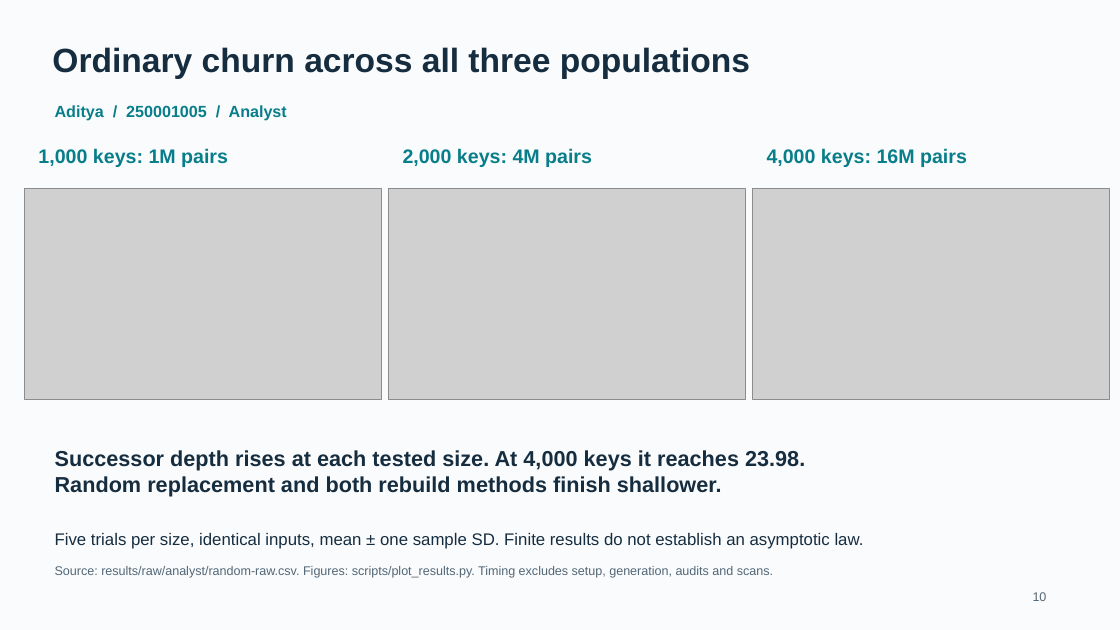
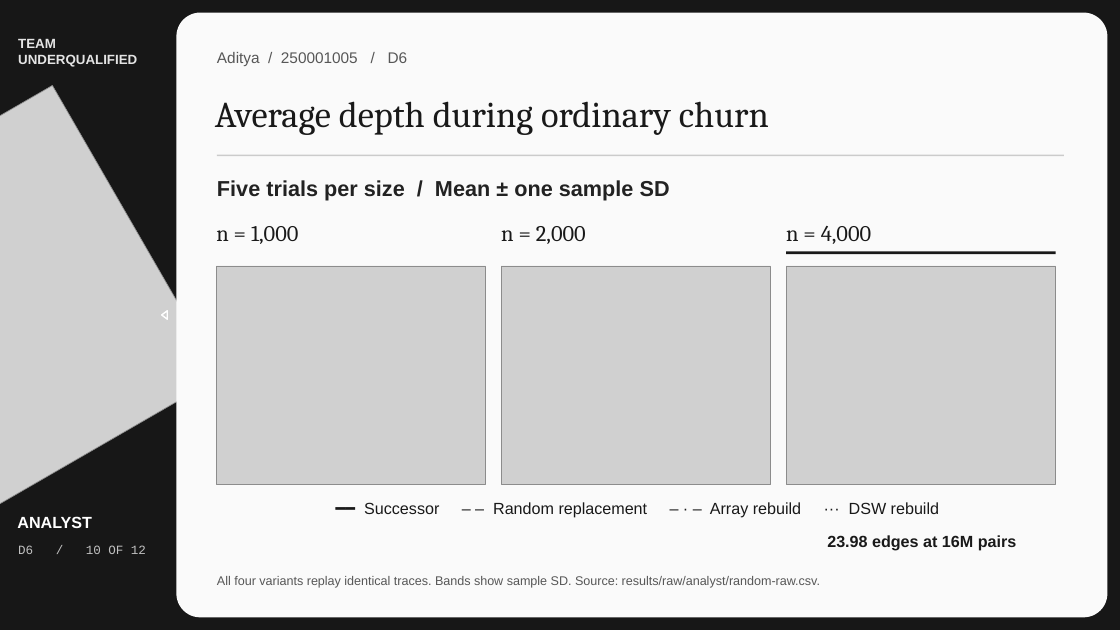
Before and after one commit to MayankMoyal/DSA-Project, a slide deck: slide 10 of docs/slides/slides.pptx. Drawn at 1120x630 pixels with LibreOffice and Linux fonts; fonts in the diff are those of the drawing; grey boxes stand for pictures. Boxes give left, top, right and bottom in pixels: in the first picture for what was removed or moved away, otherwise in the second. Text is boxed around its words. In the diff, an @@ line names an element or a change of style, - is before the commit and + after.

```diff
--- a/docs/slides/slides.pptx
+++ b/docs/slides/slides.pptx
@@ background #FAFBFC to #171717 @@
@@ rounded rectangle added at [176, 13, 1107, 617], fill #FAFAFA @@
@@ text added at [18, 39, 137, 67], 14.2 pt, text #E4E4E4, bold @@
+TEAM
+UNDERQUALIFIED
@@ text removed at [52, 47, 750, 78] @@
-Ordinary churn across all three populations
@@ text at [217, 52, 408, 66]: text changed; size 17.2 to 16.5 pt; text colour #087E8B to #575757; bold off @@
-Aditya / 250001005 / Analyst
+Aditya / 250001005 / D6
@@ picture added at [0, 86, 220, 545] @@
@@ text added at [215, 101, 769, 135], 39 pt, text #191919 @@
+Average depth during ordinary churn
@@ text removed at [38, 148, 228, 167] @@
-1,000 keys: 1M pairs
@@ rectangle added at [217, 155, 1064, 156], fill #CBCBCB @@
@@ picture removed at [24, 189, 381, 399] @@
@@ text at [217, 180, 670, 201]: text changed; size 18 to 23.2 pt; text colour #162D40 to #222222; bold on @@
-Five trials per size, identical inputs, mean ± one sample SD. Finite results do not establish an asymptotic law.
+Five trials per size / Mean ± one sample SD
@@ picture removed at [388, 189, 745, 399] @@
@@ picture removed at [752, 189, 1109, 399] @@
@@ text added at [216, 226, 298, 244], 24 pt, text #191919 @@
+n = 1,000
@@ vertical alignment top to middle in 4 elements at [217, 52, 408, 66], [786, 226, 871, 244], [217, 576, 820, 588], [501, 226, 586, 244] @@
@@ text at [501, 226, 586, 244]: text changed; size 21 to 24 pt; font Arial to Cambria; text colour #087E8B to #191919; bold off @@
-2,000 keys: 4M pairs
+n = 2,000
@@ text at [786, 226, 871, 244]: text changed; size 21 to 24 pt; font Arial to Cambria; text colour #087E8B to #191919; bold off @@
-4,000 keys: 16M pairs
+n = 4,000
@@ picture added at [216, 266, 486, 484] @@
@@ picture added at [501, 266, 771, 484] @@
@@ picture added at [786, 266, 1056, 484] @@
@@ rectangle added at [786, 251, 1056, 254], fill #191919 @@
@@ freeform shape added at [162, 310, 167, 318], outline #FFFFFF 1.5 pt @@
@@ text removed at [55, 450, 805, 497] @@
-Successor depth rises at each tested size. At 4,000 keys it reaches 23.98.
-Random replacement and both rebuild methods finish shallower.
@@ text added at [364, 502, 939, 518], 17.2 pt, text #191919 @@
+━━ Successor – – Random replacement – · – Array rebuild ··· DSW rebuild
@@ text added at [17, 516, 92, 528], 17.2 pt, text #FFFFFF, bold @@
+ANALYST
@@ text added at [827, 535, 1017, 551], 17.2 pt, text #191919, bold @@
+23.98 edges at 16M pairs
@@ text added at [18, 545, 146, 554], 13.5 pt, text #C0C0C0 @@
+D6 / 10 OF 12
@@ text at [217, 576, 820, 588]: text changed; text colour #526777 to #575757 @@
-Source: results/raw/analyst/random-raw.csv. Figures: scripts/plot_results.py. Timing excludes setup, generation, audits and scans.
+All four variants replay identical traces. Bands show sample SD. Source: results/raw/analyst/random-raw.csv.
@@ text removed at [1033, 592, 1047, 601] @@
-10
```
Also in this commit, not shown: 7 other slides changed, 4 slides added, 4 slides removed, 1 other file.
